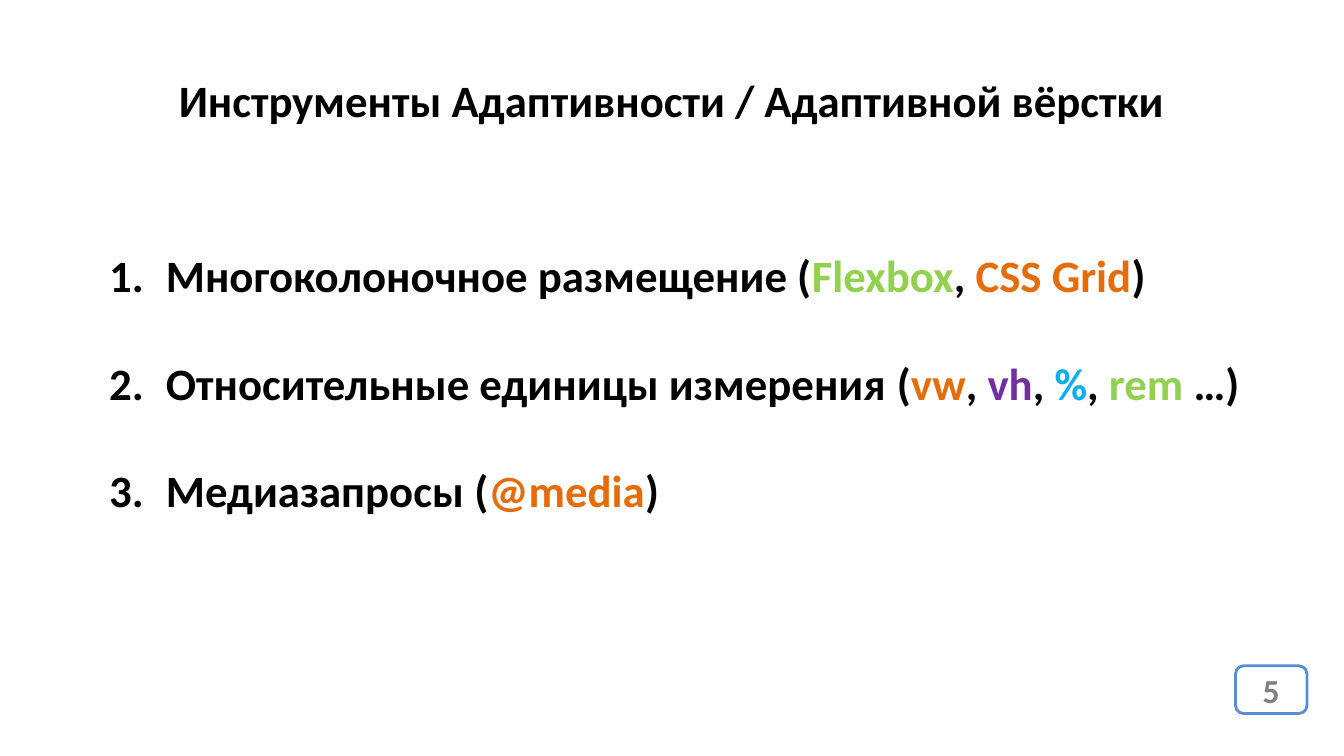
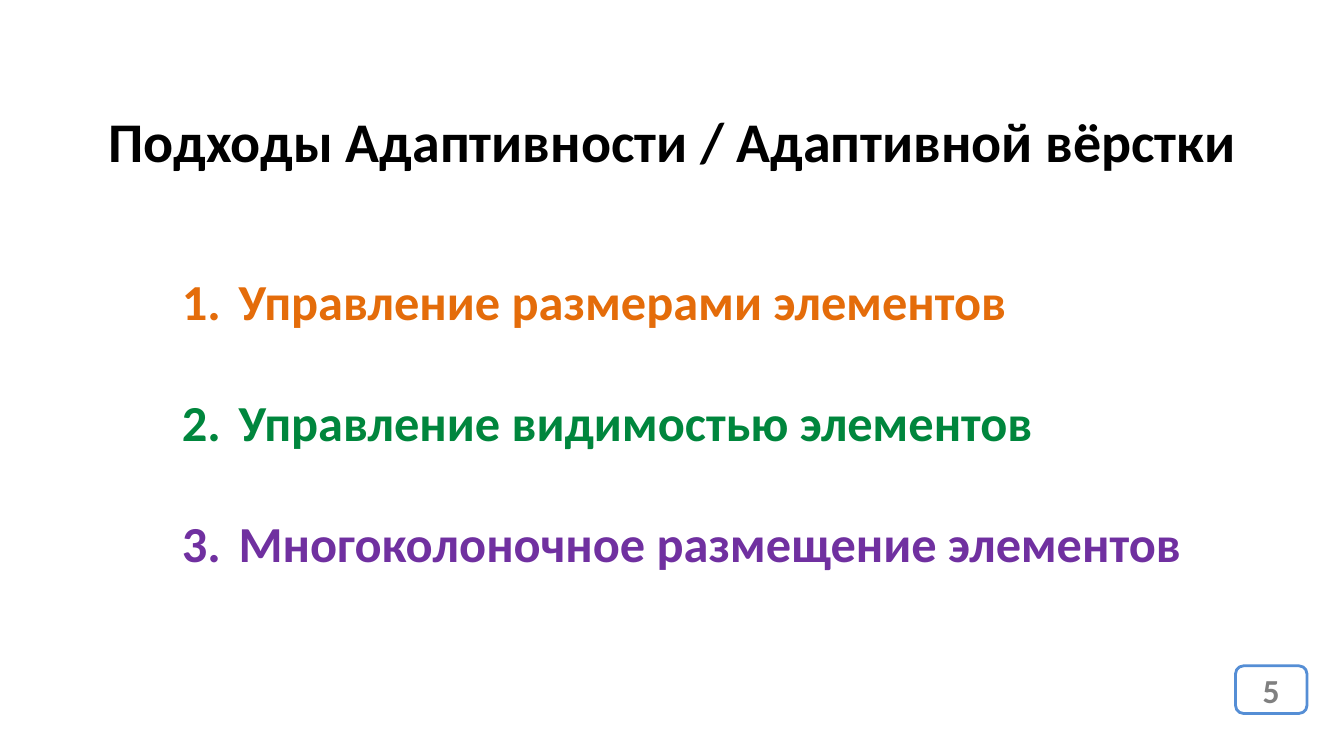
Before and after one commit to web35-ortdnipro/lesson13, a slide deck: slide 5 of lesson13.pptx. Drawn at 1344x756 pixels with LibreOffice and Linux fonts; fonts in the diff are those of the drawing. Boxes give left, top, right and bottom in pixels: in the first picture for what was removed or moved away, otherwise in the second. Text is boxed around its words. In the diff, an @@ line names an element or a change of style, - is before the commit and + after.

```diff
--- a/lesson13.pptx
+++ b/lesson13.pptx
@@ text at (x1=108, y1=123, x2=1236, y2=171): text changed; size 32 to 40 pt @@
-Инструменты Адаптивности / Адаптивной вёрстки
+Подходы Адаптивности / Адаптивной вёрстки
@@ text at (x1=239, y1=287, x2=1181, y2=570): text changed; size 32 to 36 pt; text colour #000000 to #7030A0 @@
-1. Многоколоночное размещение (Flexbox, CSS Grid)
-2. Относительные единицы измерения (vw, vh, %, rem …)
-3. Медиазапросы (@media)
+1. Управление размерами элементов
+2. Управление видимостью элементов
+3. Многоколоночное размещение элементов
```
Also in this commit, not shown: 1 other slide changed, 1 other file.
